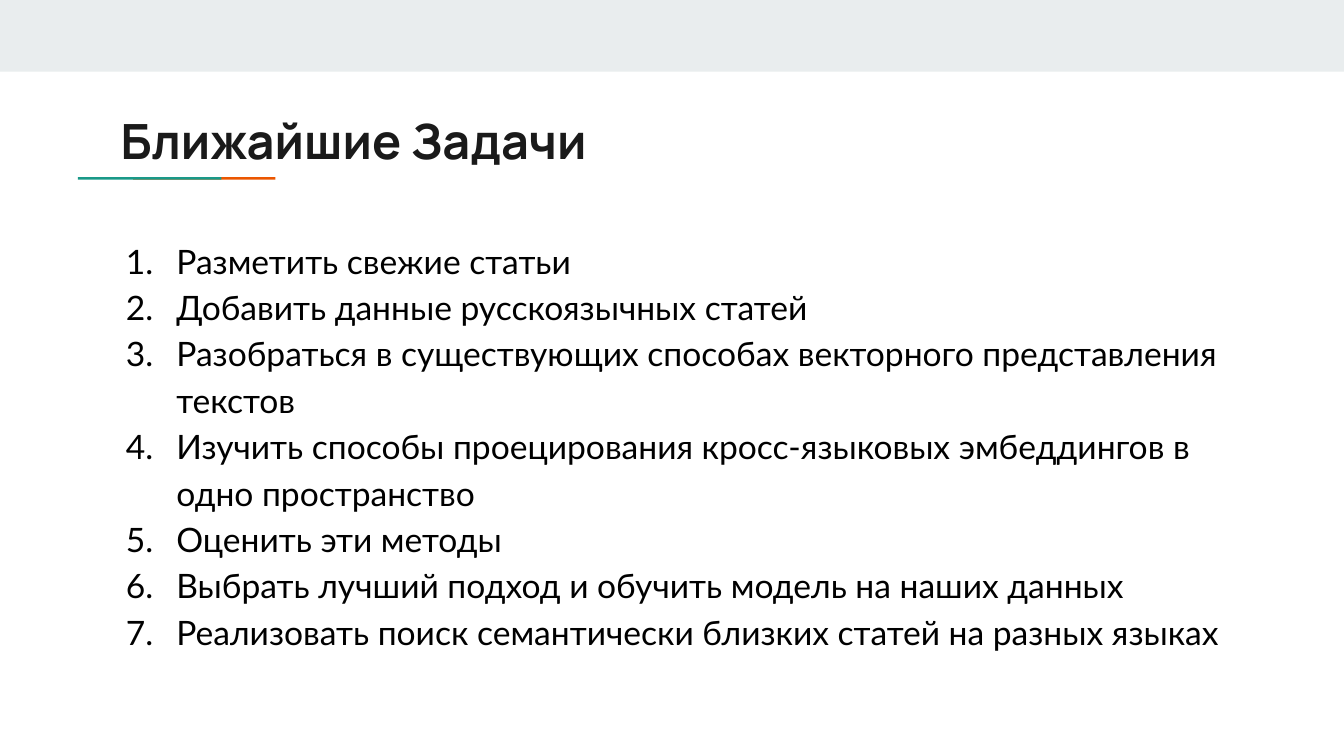
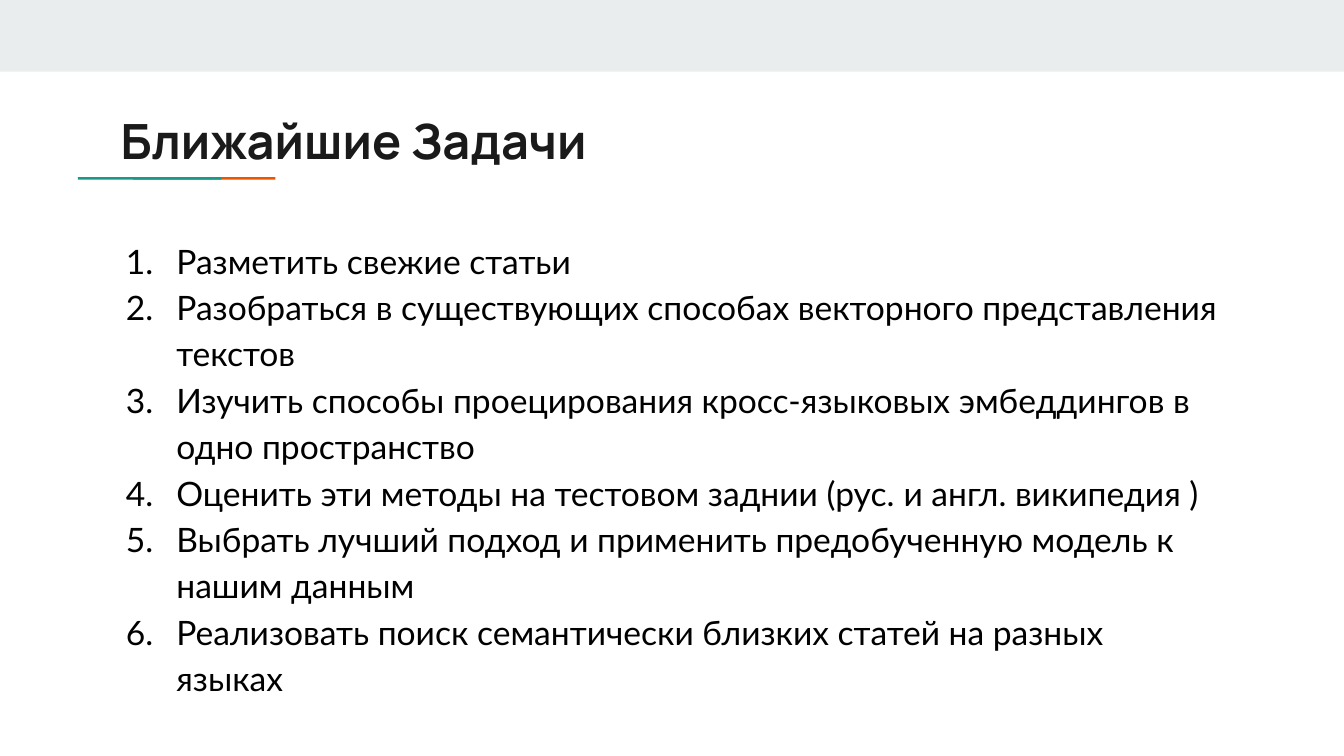
Before and after one commit to rusnlp/hse_nis, a slide deck: slide 10 of presentations/RUSNLP.pptx. Drawn at 1344x756 pixels with LibreOffice and Linux fonts; fonts in the diff are those of the drawing. Boxes give left, top, right and bottom in pixels: in the first picture for what was removed or moved away, otherwise in the second. Text is boxed around its words. In the diff, an @@ line names an element or a change of style, - is before the commit and + after.

Commit message:
fixed presentation for NIS 12.11.19

```diff
--- a/presentations/RUSNLP.pptx
+++ b/presentations/RUSNLP.pptx
@@ text at (176,296,808,326): paragraph removed @@
-2. Добавить данные русскоязычных статей
@@ text at (176,480,1181,604): text changed @@
-5. Оценить эти методы
-6. Выбрать лучший подход и обучить модель на наших данных
+4. Оценить эти методы на тестовом заднии (рус. и англ. википедия )
+5. Выбрать лучший подход и применить предобученную модель к нашим данным
```
Also in this commit, not shown: 4 other slides changed.
